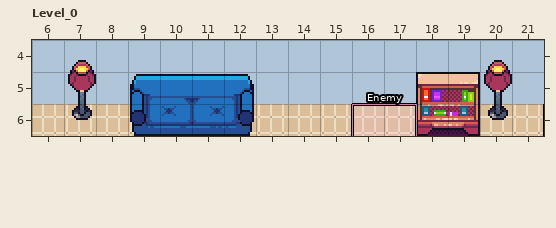
Two versions of a level (LDtk project, res/maps/light-refraction.ldtk). The first picture shows the starting point.
Cells are 16x16 px. Shown: Level_0 x 6..21, y 4..6.
After the commit:
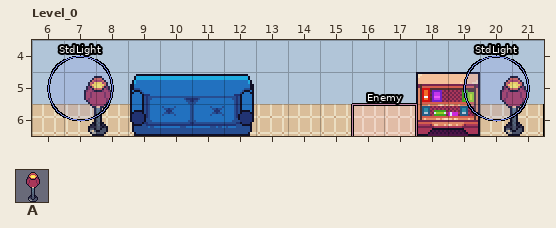
Key: from "LTilesPNG": A 29.
_ is an empty cell, . an unchanged one.
Objects are placed by their top-left corner, in cells (3,4 is the top-left corner of cell 3,4); size is 1x1 cell unless given.
Message: Separate the lights from the lamps and start work on improving the lighting color
From old to new:
--- layer "LightEntities"
+"StdLight" ellipse at 6.5,4.5 size 2x2
+"StdLight" ellipse at 19.5,4.5 size 2x2
-A "Lamp" at 19.5,4.5 size 2x2
-A "Lamp" at 6.5,4.5 size 2x2
--- layer "Decoration"
@@ x 7..20 @@
-5 _............_
+5 A............A
